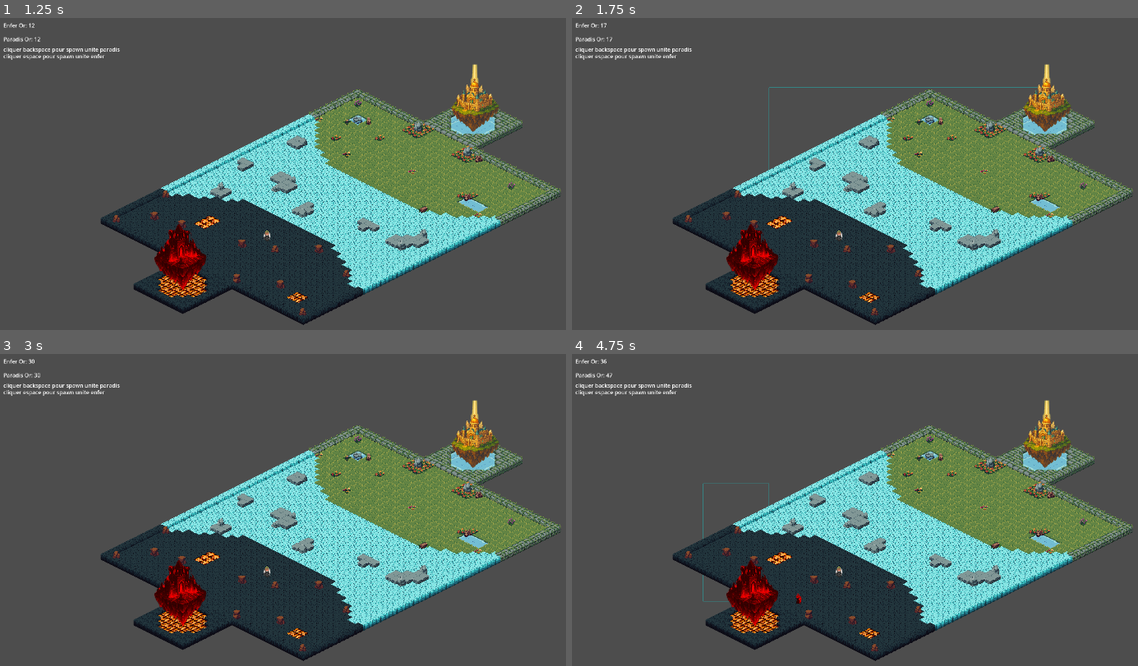
Above: before the commit, frames 1-4 (two rows, left to right).
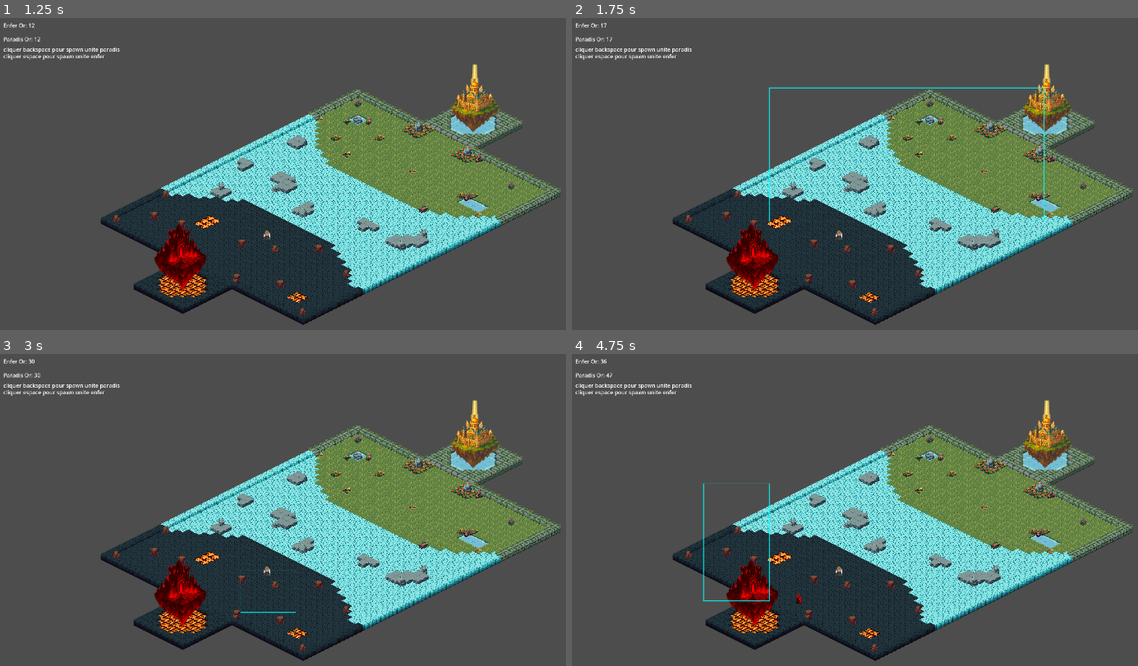
Above: after the commit, the same moments.

Repository: CorbeauBaptiste/Skyrage
Game: Godot game, scene res://world.tscn
The game is run twice, just before and just after one commit, with the same random seed, the same clock (stepped at 60 frames per second) and the same inputs.
Inputs (mouse positions are in pixels of both pictures, inside the frame that each line leads up to):
- Up to frame 1 (1.25 s): tap Enter at 0.5 s; move the mouse to (475, 183) at 0.52 s; right-click (475, 183) at 0.6 s; click (475, 183) at 0.67 s; tap Space at 0.77 s
- Up to frame 2 (1.75 s): drag from (770, 220) to (1041, 86) at 1.27 s
- Up to frame 3 (3 s): move the mouse to (396, 456) at 2.02 s; right-click (396, 456) at 2.1 s; click (396, 456) at 2.17 s; drag from (294, 612) to (130, 481) at 2.77 s
- Up to frame 4 (4.75 s): move the mouse to (1098, 594) at 3.52 s; right-click (1098, 594) at 3.6 s; click (1098, 594) at 3.67 s; tap Space at 3.77 s; drag from (702, 481) to (770, 600) at 4.27 s

Frame 1 is identical in both runs. In frame 2, 0.3% of the frame differs, in the area x 34-84%, y 22-66%; in frame 3, less than 0.1%; in frame 4, 0.2%.

Commit message:
fix: selection field now show up

Diff:
--- a/world/world.gd
+++ b/world/world.gd
@@ -9,11 +9,24 @@
 var item_spawn_system: ItemSpawnSystem
 var item_ui_system: ItemUISystem
 
+# Pour le champ de sélection
+var selection_overlay: Control
+
 @onready var base_enfer: Base = $BaseEnfer
 @onready var base_paradis: Base = $BaseParadis
 @onready var match_timer: Timer = $MatchTimer
 
 func _ready() -> void:
+	var canvas_layer = CanvasLayer.new()
+	canvas_layer.layer = 101
+	add_child(canvas_layer)
+
+	selection_overlay = Control.new()
+	selection_overlay.set_anchors_preset(Control.PRESET_FULL_RECT)
+	selection_overlay.mouse_filter = Control.MOUSE_FILTER_IGNORE
+	canvas_layer.add_child(selection_overlay)
+	selection_overlay.draw.connect(_draw_selection)
+
 	# Setup systèmes de jeu
 	if match_timer:
 		match_timer.wait_time = 300.0
@@ -37,26 +50,26 @@
 	var label_or_enfer = Label.new()
 	label_or_enfer.position = Vector2(10, 10)
 	label_or_enfer.text = "Enfer Or: 0"
-	add_child(label_or_enfer)
+	canvas_layer.add_child(label_or_enfer)
 	if base_enfer and base_enfer.gold_manager:
 		base_enfer.gold_manager.gold_changed.connect(func(c, m): label_or_enfer.text = "Enfer Or: " + str(int(c)))
 
 	var label_or_paradis = Label.new()
 	label_or_paradis.position = Vector2(10, 50)
 	label_or_paradis.text = "Paradis Or: 0"
-	add_child(label_or_paradis)
+	canvas_layer.add_child(label_or_paradis)
 	if base_paradis and base_paradis.gold_manager:
 		base_paradis.gold_manager.gold_changed.connect(func(c, m): label_or_paradis.text = "Paradis Or: " + str(int(c)))
 
 	var label_help_paradis = Label.new()
 	label_help_paradis.position = Vector2(10, 80)
 	label_help_paradis.text = "cliquer backspace pour spawn unite paradis"
-	add_child(label_help_paradis)
+	canvas_layer.add_child(label_help_paradis)
 
 	var label_help_enfer = Label.new()
 	label_help_enfer.position = Vector2(10, 100)
 	label_help_enfer.text = "cliquer espace pour spawn unite enfer"
-	add_child(label_help_enfer)
+	canvas_layer.add_child(label_help_enfer)
 
 	# Setup systèmes d'items
 	_setup_item_systems()
@@ -76,6 +89,11 @@
 	add_child(item_ui_system)
 
 func _physics_process(delta):
+	# Nettoie les sélections invalides
+	selected = selected.filter(func(item):
+		return is_instance_valid(item.collider)
+	)
+
 	if item_spawn_system:
 		var units = get_tree().get_nodes_in_group("units")
 		item_spawn_system.check_collection(units)
@@ -90,34 +108,37 @@
 		if event.pressed:
 			if selected.size() == 0:
 				dragging = true
-				drag_start = event.position
+				drag_start = get_viewport().get_mouse_position()
 			else:
 				for item in selected:
 					var collider = item.collider
-					if collider is Unit:
-						collider.target = event.position
+					if is_instance_valid(collider) and collider is Unit:
+						collider.target = get_global_mouse_position()
 						collider.selected = false
 				selected = []
 		elif dragging:
 			dragging = false
-			queue_redraw()
-			var drag_end = event.position
-			select_rect.extents = abs(drag_end - drag_start)/2
+			selection_overlay.queue_redraw()
+			var drag_end = get_viewport().get_mouse_position()
+			var drag_start_world = drag_start
+			var drag_end_world = drag_end
+
+			select_rect.extents = abs(drag_end_world - drag_start_world)/2
 			var space = get_world_2d().direct_space_state
 			var q = PhysicsShapeQueryParameters2D.new()
 			q.shape = select_rect
 			q.collision_mask = 2
-			q.transform = Transform2D(0, (drag_end + drag_start) / 2)
+			q.transform = Transform2D(0, (drag_end_world + drag_start_world) / 2)
 			var raw_selection = space.intersect_shape(q)
 			selected = []
 			for item in raw_selection:
 				var collider = item.collider
-				if collider is Unit:
+				if is_instance_valid(collider) and collider is Unit:
 					collider.selected = true
 					selected.append(item)
 
 	if event is InputEventMouseMotion and dragging:
-		queue_redraw()
+		selection_overlay.queue_redraw()
 
 	if event is InputEventKey and event.pressed:
 		match event.keycode:
@@ -134,9 +155,11 @@
 					if unit:
 						print("DEBUG SPAWN PARADIS : unit.enfer = ", unit.enfer)
 
-func _draw():
+func _draw_selection():
 	if dragging:
-		draw_rect(Rect2(drag_start, get_global_mouse_position() - drag_start), Color.AQUA, false)
+		var current_pos = get_viewport().get_mouse_position()
+		var rect = Rect2(drag_start, current_pos - drag_start)
+		selection_overlay.draw_rect(rect, Color.AQUA, false, 2.0)
 
 func _on_victory(winner: String) -> void:
 	print(winner.capitalize() + " gagne ! (Base détruite)")
Not shown, added: base/scritps/Base.gd.uid
Not shown, added: base/scritps/BaseEnfer.gd.uid
Not shown, added: base/scritps/BaseParadis.gd.uid
Not shown: 1 places in projectile.tscn that only renumber resources
Not shown, added: scripts/items/core/ItemSpawnSystem.gd.uid
Not shown, added: scripts/items/core/ItemUiSystem.gd.uid
Not shown, added: scripts/player/IA_player.gd.uid
Not shown, added: scripts/player/Player.gd.uid
Not shown, added: scripts/sound/Sound_manager.gd.uid
Not shown, added: timer_tour.gd.uid
Not shown: 1 places in world.tscn that only renumber resources
Not shown, changed: .gitignore
